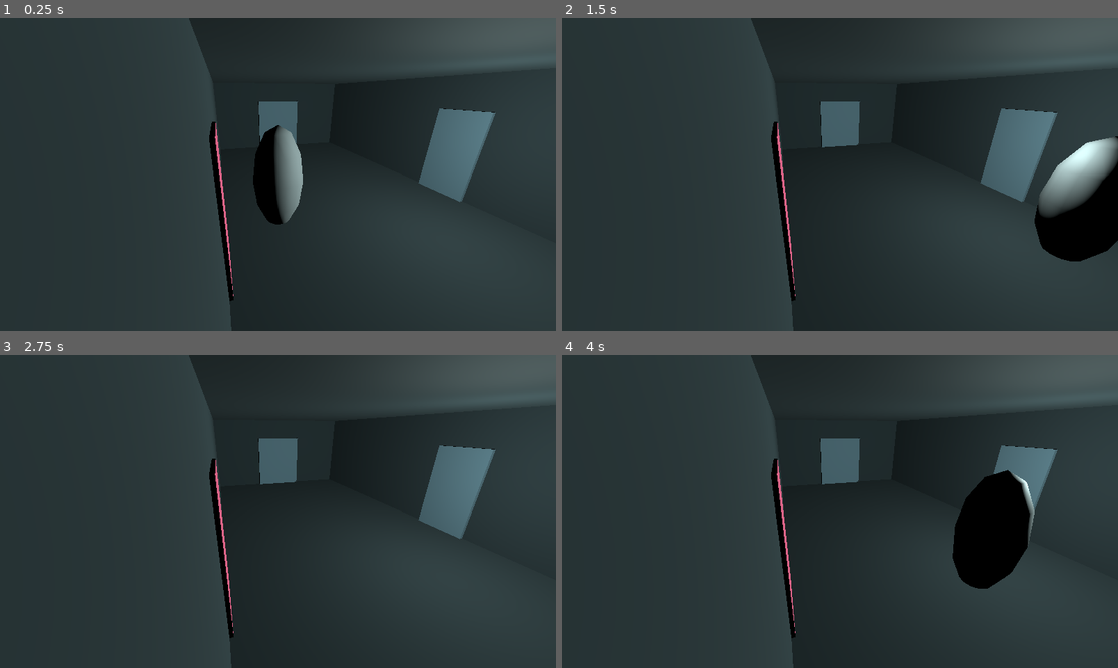
Above: before the commit, frames 1-4 (two rows, left to right).
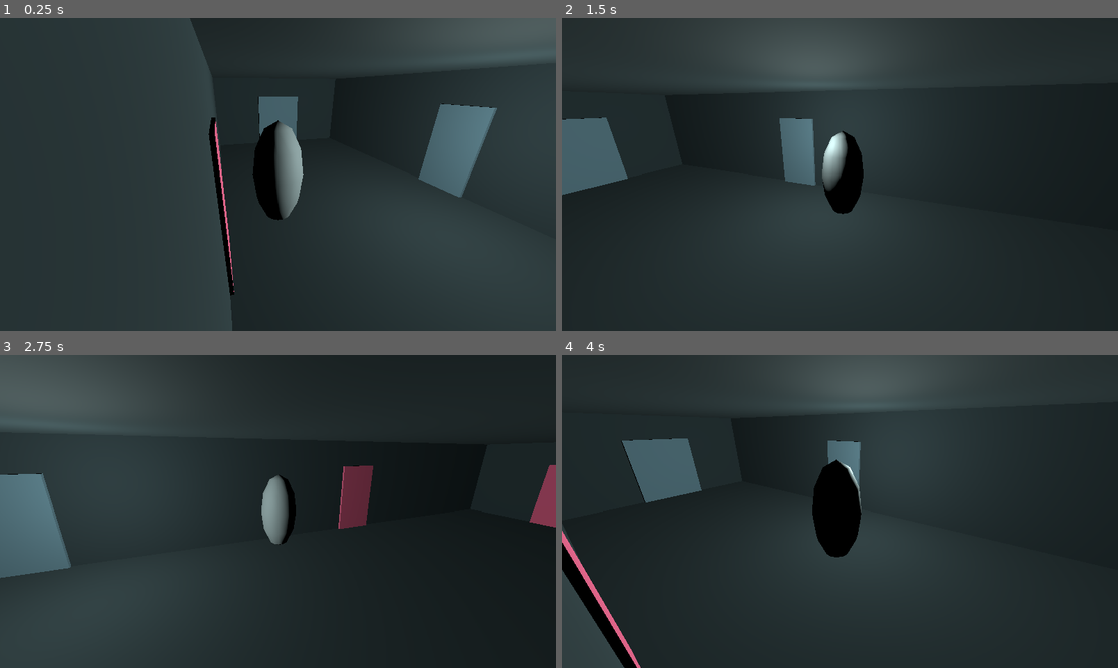
Above: after the commit, the same moments.

Repository: Tyger8540/dress-til-you-drop
Game: Godot game, scene res://scenes/hallway.tscn
Same seed, same stepped clock (60 frames per second), same inputs: the game is played once before the commit and once after it.
Inputs (mouse positions are in pixels of both pictures, inside the frame that each line leads up to):
- Up to frame 1 (0.25 s): no input
- Up to frame 2 (1.5 s): tap Enter (ui_accept) at 0.5, 0.77 s; move the mouse to (962, 158) at 0.52 s; hold D (move_right) 0.53-1.28 s; hold E (interact) 0.53-1.28 s; click (962, 158) at 0.67 s; move the mouse to (728, 190) at 1.27 s; hold S (move_backward) from 1.28 s (still down); tap E (interact) at 1.35 s; click (728, 190) at 1.42 s
- Up to frame 3 (2.75 s): tap Enter (ui_accept) at 1.52 s; move the mouse to (333, 442) at 2.02 s; release S (move_backward) at 2.03 s; hold D (move_right) from 2.03 s (still down); hold E (interact) from 2.03 s (still down); click (333, 442) at 2.17 s
- Up to frame 4 (4 s): move the mouse to (812, 574) at 2.77 s; release D (move_right) at 2.78 s; release E (interact) at 2.78 s; hold W (move_forward) 2.78-3.53 s; tap E (interact) at 2.85 s; click (812, 574) at 2.92 s; tap Enter (ui_accept) at 3.02, 3.77 s; move the mouse to (1006, 558) at 3.52 s; hold A (move_left) from 3.53 s (still down); hold E (interact) from 3.53 s (still down); click (1006, 558) at 3.67 s

The runs differ from the first frame. In frame 1, 1.1% of the frame differs, in the area x 34-100%, y 0-100%; in frame 2, 33%; in frame 3, 36%, in the area x 0-100%, y 0-100%; in frame 4, 25%.

Commit message:
Update hallway.tscn

Diff:
--- a/dress-til-you-drop/scenes/hallway.tscn
+++ b/dress-til-you-drop/scenes/hallway.tscn
@@ -1,9 +1,9 @@
 [gd_scene load_steps=29 format=3 uid="uid://drq47eo7tin14"]
 
-[ext_resource type="Script" uid="uid://cm5tsyihtd36p" path="res://scripts/camera.gd" id="1_h81ti"]
 [ext_resource type="PackedScene" uid="uid://bmd45oqbmm5e" path="res://scenes/player.tscn" id="1_owcqv"]
 [ext_resource type="PackedScene" uid="uid://f6sftetqaoh1" path="res://scenes/interaction_area.tscn" id="1_u7i40"]
 [ext_resource type="PackedScene" uid="uid://cm2b44johy1sv" path="res://scenes/closet.tscn" id="2_3w3tr"]
+[ext_resource type="PackedScene" uid="uid://bm31ye7javi80" path="res://scenes/swivel_camera.tscn" id="3_3w3tr"]
 
 [sub_resource type="BoxMesh" id="BoxMesh_u0cnw"]
 size = Vector3(1, 1, 2)
@@ -242,14 +242,13 @@
 [node name="CollisionShape3D" type="CollisionShape3D" parent="walls/MeshInstance3D3/StaticBody3D"]
 shape = SubResource("ConcavePolygonShape3D_nlnob")
 
-[node name="Camera3D" type="Camera3D" parent="." node_paths=PackedStringArray("player")]
-transform = Transform3D(-0.5, 0, 0.8660253, 0, 1, 0, -0.8660253, 0, -0.5, 5.8, 2.6, 9.536743e-07)
-script = ExtResource("1_h81ti")
+[node name="SwivelCamera" parent="." node_paths=PackedStringArray("player") instance=ExtResource("3_3w3tr")]
+transform = Transform3D(-0.50000006, 0, 0.8660254, 0, 1, 0, -0.8660254, 0, -0.50000006, 5.8, 2.6, 0)
 player = NodePath("../Player")
 
 [node name="Player" parent="." node_paths=PackedStringArray("current_cam") instance=ExtResource("1_owcqv")]
 transform = Transform3D(1, 0, 0, 0, 1, 0, 0, 0, 1, 4.8, 1.1, 3.6000004)
-current_cam = NodePath("../Camera3D")
+current_cam = NodePath("../SwivelCamera")
 
 [node name="OmniLight3D" type="OmniLight3D" parent="."]
 transform = Transform3D(1, 0, 0, 0, 1, 0, 0, 0, 1, 2, 2, 2)
